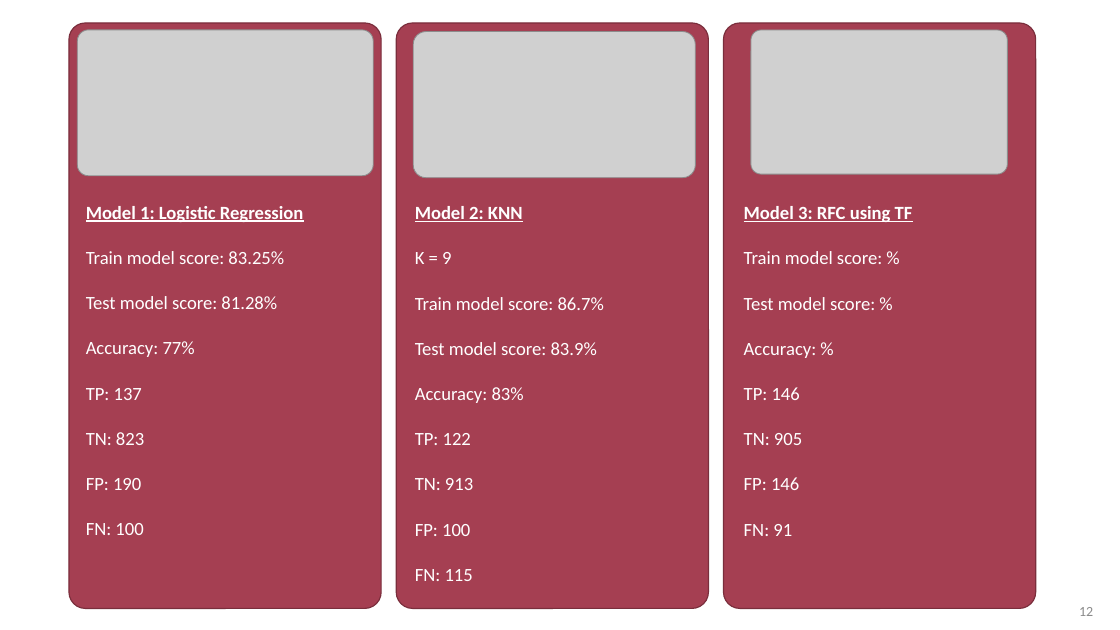
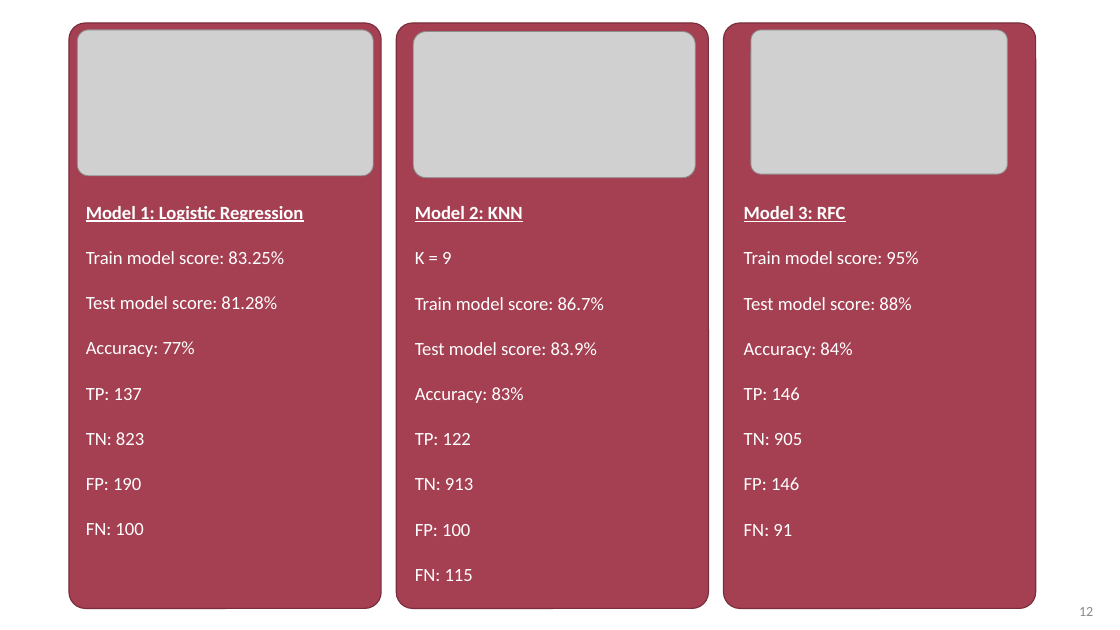
Before and after one commit to rita-s/customer-churn-prediction, a slide deck: slide 12 of Customer Churn Predictions using ml.pptx. Drawn at 1120x630 pixels with LibreOffice and Linux fonts; fonts in the diff are those of the drawing; grey boxes stand for pictures. Boxes give left, top, right and bottom in pixels: in the first picture for what was removed or moved away, otherwise in the second. Text is boxed around its words. In the diff, an @@ line names an element or a change of style, - is before the commit and + after.

```diff
--- a/Customer Churn Predictions using ml.pptx
+++ b/Customer Churn Predictions using ml.pptx
@@ text at box(744, 206, 918, 358): text changed @@
-Model 3: RFC using TF
-Train model score: %
-Test model score: %
-Accuracy: %
+Model 3: RFC
+Train model score: 95%
+Test model score: 88%
+Accuracy: 84%
```
Also in this commit, not shown: 1 other file.
